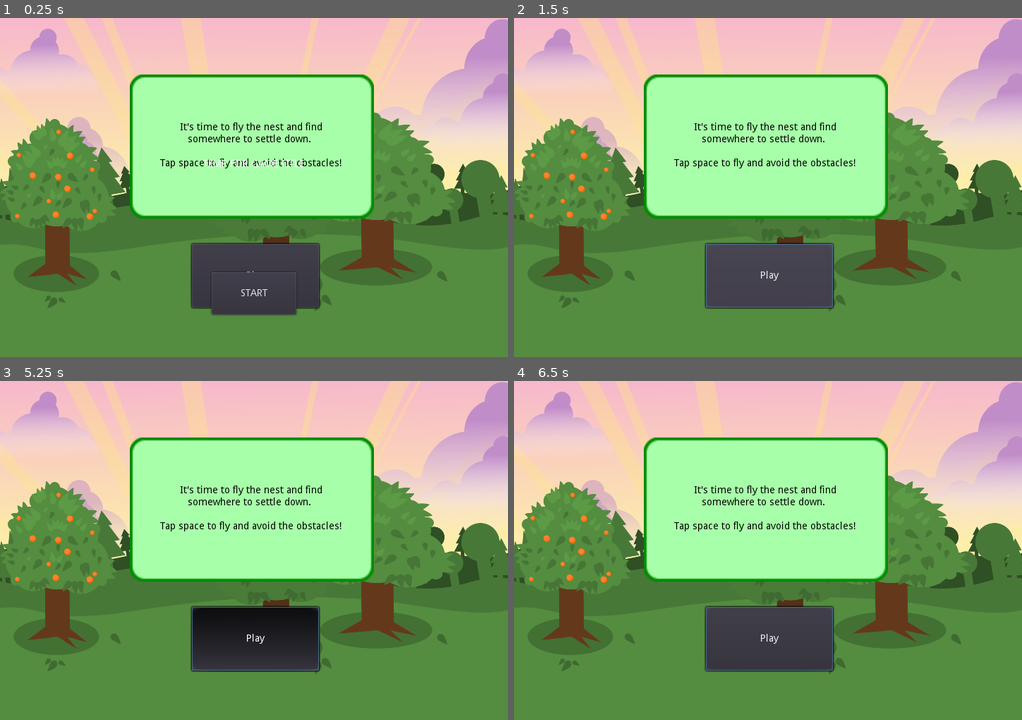
Above: before the commit, frames 1-4 (two rows, left to right).
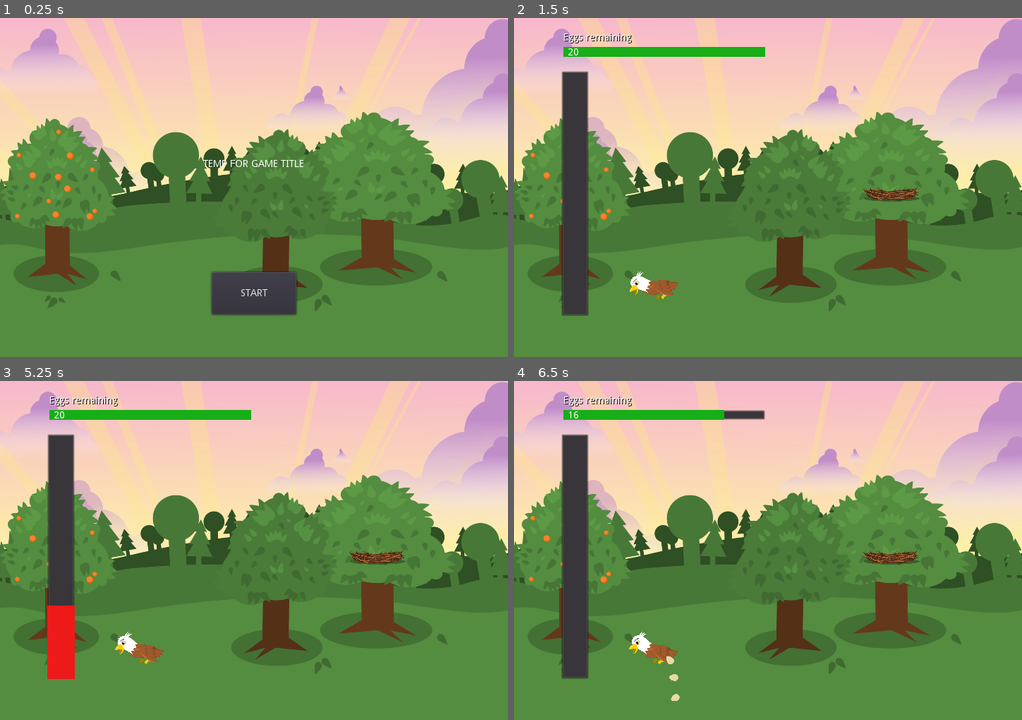
Above: after the commit, the same moments.

Repository: benfernandes/gamejam-august-2020
Game: Godot game, scene res://Main.tscn
The game is run twice, just before and just after one commit, with the same random seed, the same clock (stepped at 60 frames per second) and the same inputs.
Inputs (mouse positions are in pixels of both pictures, inside the frame that each line leads up to):
- Up to frame 1 (0.25 s): no input
- Up to frame 2 (1.5 s): click (768, 275) at 0.5 s, where only the run before the commit has a clickable "Play"; click "Play" at 1.25 s
- Up to frame 3 (5.25 s): click (254, 638) at 2 s, where only the run before the commit has a clickable "Play"; click (254, 638) at 2.75 s, where only the run before the commit has a clickable "Play"; click (254, 638) at 3.5 s, where only the run before the commit has a clickable "Play"; click (254, 638) at 4.25 s, where only the run before the commit has a clickable "Play"; tap A at 5 s; move the mouse to (365, 533) at 5.02 s; hold Right (ui_right) from 5.03 s (still down); hold Space (flap) from 5.03 s (still down); click (365, 533) at 5.17 s
- Up to frame 4 (6.5 s): tap A at 5.75 s; move the mouse to (666, 567) at 5.77 s; release Right (ui_right) at 5.78 s; release Space (flap) at 5.78 s; hold Left (ui_left) from 5.78 s (still down); tap Space (flap) at 5.85, 6.02, 6.32 s

The runs differ from the first frame. In frame 1, 23% of the frame differs, in the area x 25-74%, y 16-86%; in frame 2, 31%; in frame 3, 31%; in frame 4, 31%, in the area x 9-80%, y 4-95%.
Error before the commit: Parse Error: Can't preload resource at path: res://yeeter/yeeter.tscn (res://Main.gd:18)

Commit message:
Fixed birds

Diff:
--- a/Main.gd
+++ b/Main.gd
@@ -8,8 +8,8 @@
 var hatch_scene_instance
 var flappy_bird
 var flappy_bird_instance
-var current_difficulty = "easy"
-var current_act = 1
+var current_difficulty = "medium"
+var current_act = 2
 
 func _ready():
 	hide_main_screen()
@@ -27,7 +27,7 @@
 	$FlappyBirdButton.hide()
 
 func _on_main_start_game():
-	start_flappy_scene()
+	start_yeeter_scene()
 
 # Running Flappy Bird scene
 func start_flappy_scene():
--- a/hatching/Hatching.tscn
+++ b/hatching/Hatching.tscn
@@ -175,28 +175,28 @@
 rotation = 1.47863
 scale = Vector2( 0.15, 0.15 )
 frames = SubResource( 6 )
-frame = 1
 playing = true
 
 [node name="MediumBird" type="AnimatedSprite" parent="Path2D/Follow"]
 position = Vector2( 1.18359, 6.79419 )
 rotation = 1.47863
 scale = Vector2( 0.15, 0.15 )
-frames = SubResource( 23 )
-frame = 3
+frames = SubResource( 11 )
+frame = 2
 playing = true
 
 [node name="HardBird" type="AnimatedSprite" parent="Path2D/Follow"]
 position = Vector2( 1.18359, 6.79419 )
 rotation = 1.47863
 scale = Vector2( 0.15, 0.15 )
-frames = SubResource( 11 )
+frames = SubResource( 16 )
+frame = 2
 playing = true
 
 [node name="Egg" type="AnimatedSprite" parent="."]
 position = Vector2( 317.985, 295.034 )
 scale = Vector2( 0.523204, 0.5 )
-frames = SubResource( 18 )
+frames = SubResource( 23 )
 
 [node name="ContinueButton" type="Button" parent="."]
 margin_left = 294.416
--- a/yeeter/entities/bird_cannon/bird_cannon.tscn
+++ b/yeeter/entities/bird_cannon/bird_cannon.tscn
@@ -1,8 +1,10 @@
-[gd_scene load_steps=4 format=2]
+[gd_scene load_steps=6 format=2]
 
 [ext_resource path="res://yeeter/entities/bird_cannon/assets/basic-bird-sitting.svg" type="Texture" id=1]
 [ext_resource path="res://yeeter/entities/bird_cannon/egg/egg.tscn" type="PackedScene" id=2]
 [ext_resource path="res://yeeter/entities/bird_cannon/bird_cannon.gd" type="Script" id=3]
+[ext_resource path="res://yeeter/entities/bird_cannon/assets/toucan-sitting.svg" type="Texture" id=4]
+[ext_resource path="res://yeeter/entities/bird_cannon/assets/hawk-sitting.svg" type="Texture" id=5]
 
 [node name="bird_cannon" type="KinematicBody2D"]
 rotation = -0.663225
@@ -20,12 +22,12 @@
 
 [node name="MediumSprite" type="Sprite" parent="."]
 scale = Vector2( 0.107807, 0.107807 )
-texture = ExtResource( 1 )
+texture = ExtResource( 5 )
 flip_h = true
 
 [node name="HardSprite" type="Sprite" parent="."]
 scale = Vector2( 0.107807, 0.107807 )
-texture = ExtResource( 1 )
+texture = ExtResource( 4 )
 flip_h = true
 
 [node name="egg_spawn" type="Position2D" parent="."]
--- a/yeeter/yeeter.tscn
+++ b/yeeter/yeeter.tscn
@@ -39,21 +39,6 @@
 [node name="nest" parent="." instance=ExtResource( 2 )]
 position = Vector2( 534.073, 248.559 )
 scale = Vector2( 0.402234, 0.402234 )
-
-[node name="end_overlay" parent="." instance=ExtResource( 7 )]
-
-[node name="back_button" type="Button" parent="."]
-margin_left = 10.0
-margin_top = 10.0
-margin_right = 40.0
-margin_bottom = 40.0
-text = "<"
-__meta__ = {
-"_edit_use_anchors_": false
-}
-[connection signal="game_finished" from="." to="." method="_on_yeeter_game_finished"]
 [connection signal="none_remaining" from="remaining" to="bird_cannon" method="_on_remaining_none_remaining"]
 [connection signal="none_remaining" from="remaining" to="power_bar" method="_on_remaining_none_remaining"]
 [connection signal="none_remaining" from="remaining" to="." method="_on_remaining_none_remaining"]
-[connection signal="ready_to_end" from="end_overlay" to="." method="_on_end_overlay_ready_to_end"]
-[connection signal="pressed" from="back_button" to="." method="_on_back_button_pressed"]
Not shown: 2 places in hatching/Hatching.tscn that only renumber resources
